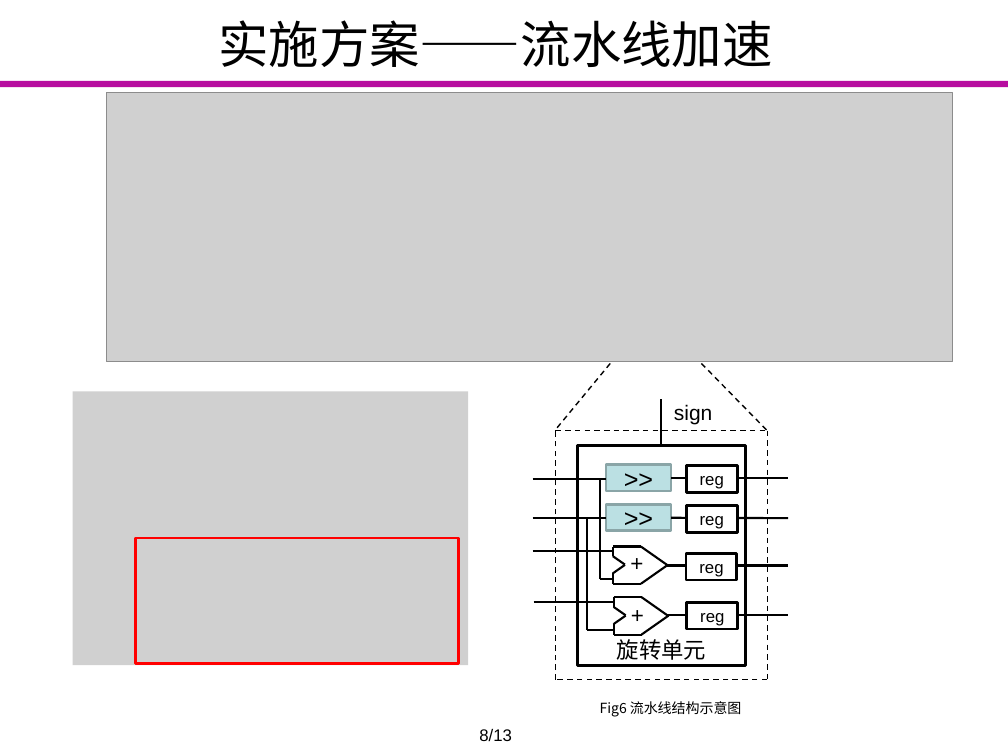
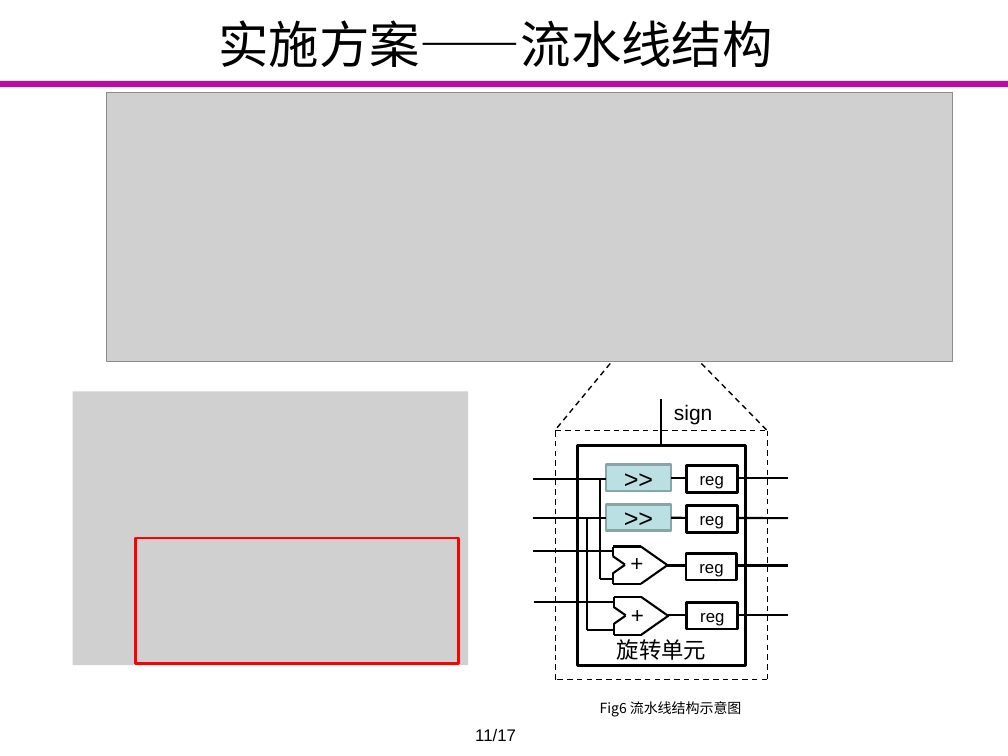
Before and after one commit to Markov2016/lunwen, a slide deck: slide 11 of dabian/杨一雄_毕业设计答辩.pptx (slide 10 before the commit). Drawn at 1008x756 pixels with LibreOffice and Linux fonts; fonts in the diff are those of the drawing; grey boxes stand for pictures; background and template pictures are left out. Boxes give left, top, right and bottom in pixels: in the first picture for what was removed or moved away, otherwise in the second. Text is boxed around its words. In the diff, an @@ line names an element or a change of style, - is before the commit and + after.

```diff
--- a/dabian/杨一雄_毕业设计答辩.pptx
+++ b/dabian/杨一雄_毕业设计答辩.pptx
@@ title at bbox=[218, 20, 772, 67]: text changed @@
-实施方案——流水线加速
+实施方案——流水线结构
@@ text at bbox=[475, 729, 516, 741]: text changed @@
-8/13
+11/17
```
Also in this commit, not shown: 15 other slides changed, 1 slide removed, 1 other file.
